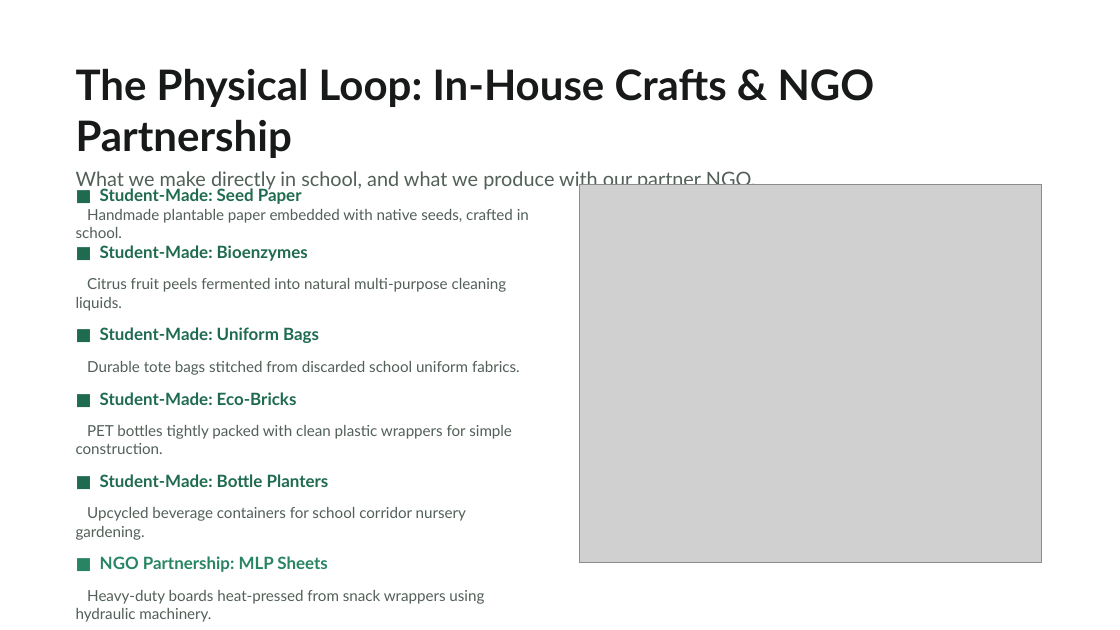
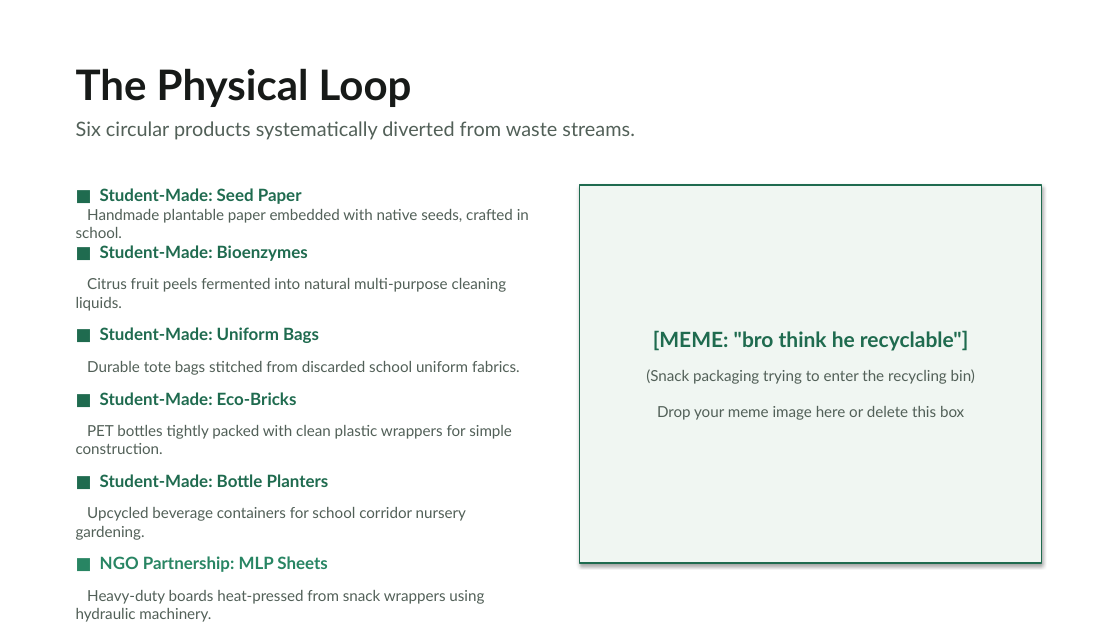
Before and after one commit to Harman209/ecoloop, a slide deck: slide 3 of docs/presentation/ecoloop-presentation.pptx. Drawn at 1120x630 pixels with LibreOffice and Linux fonts; fonts in the diff are those of the drawing; grey boxes stand for pictures. Boxes give left, top, right and bottom in pixels: in the first picture for what was removed or moved away, otherwise in the second. Text is boxed around its words. In the diff, an @@ line names an element or a change of style, - is before the commit and + after.

Commit message:
update slide 3 physical loop, bro think he recyclable placeholder, and live cropped homepage

```diff
--- a/docs/presentation/ecoloop-presentation.pptx
+++ b/docs/presentation/ecoloop-presentation.pptx
@@ text at <box>76,68,635,140</box>: text changed @@
-The Physical Loop: In-House Crafts & NGO Partnership
-What we make directly in school, and what we produce with our partner NGO.
+The Physical Loop
+Six circular products systematically diverted from waste streams.
@@ picture removed at <box>580,185,1042,563</box> @@
@@ rectangle added at <box>580,185,1042,563</box>, fill #F0F6F2, outline #1F6B4F 1.5 pt, 13 pt, text #526058 @@
+[MEME: "bro think he recyclable"]
+(Snack packaging trying to enter the recycling bin)
+Drop your meme image here or delete this box
```
Also in this commit, not shown: 1 other slide changed, 9 other files.
